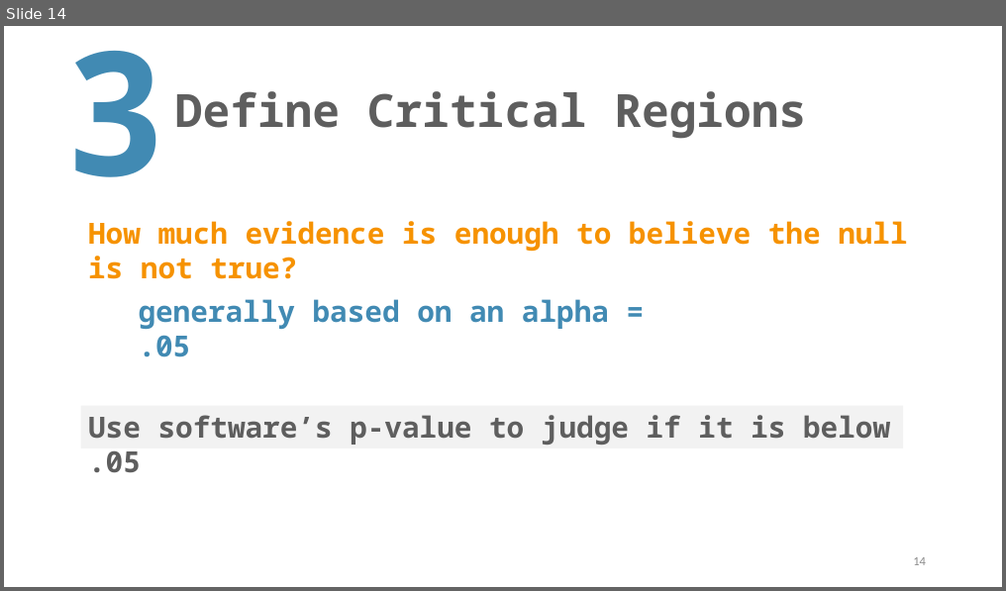
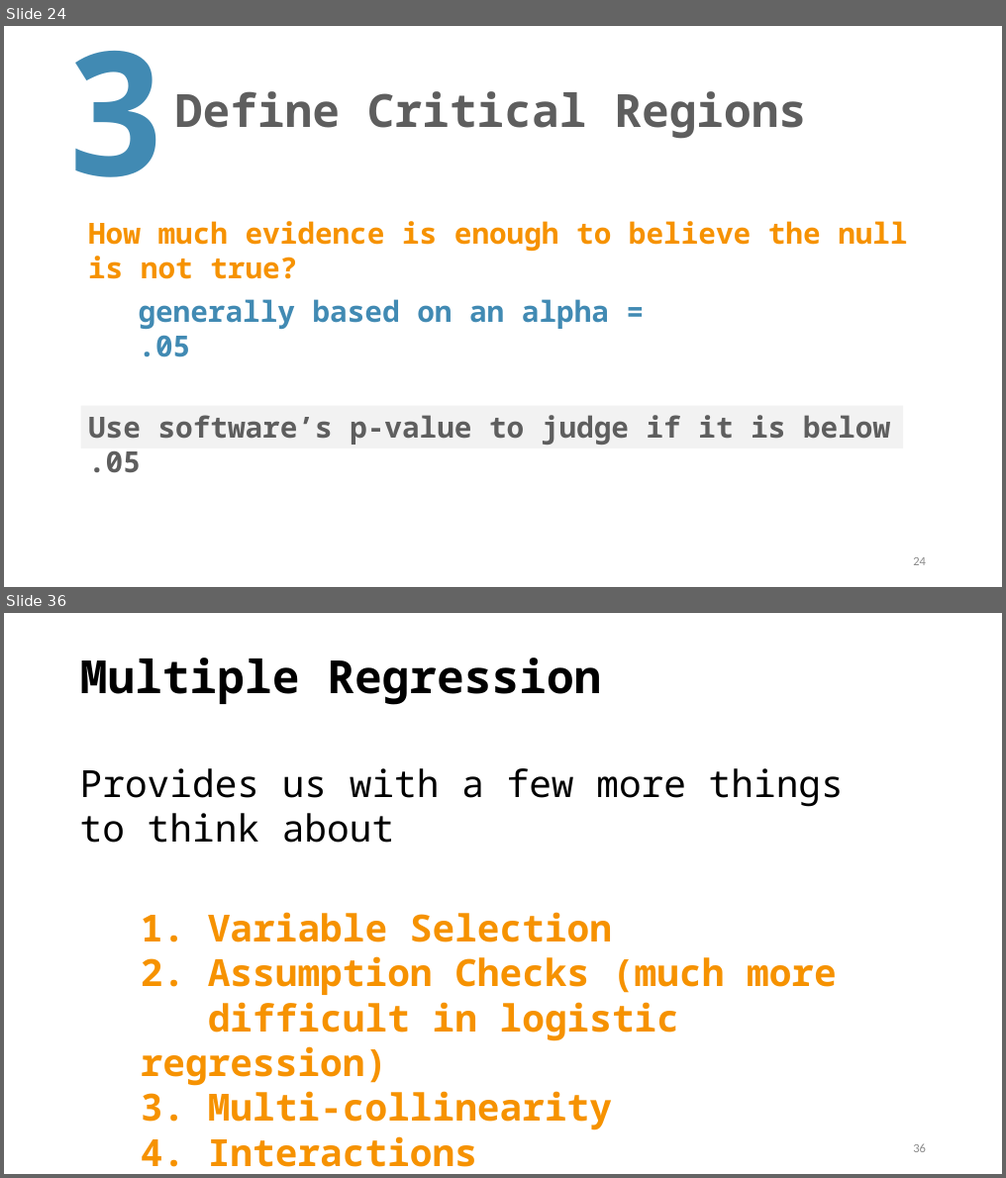
Before and after one commit to TysonStanley/EDU-6050, a slide deck: Slides/11_EDUC_6050_2018.pptx. Shown one above the other, each under a label of ours: slide 14 before the commit, slides 24 and 36 after it; the slides between them are not shown. The pictures are 1006x591 and 1006x1178 pixels, drawn with LibreOffice and Linux fonts; fonts in the diff are those of the drawing. Boxes give left, top, right and bottom in pixels: in the first picture for what was removed or moved away, otherwise in the second. Text is boxed around its words. In the diff, an @@ line names an element or a change of style, - is before the commit and + after.

```diff
--- a/Slides/11_EDUC_6050_2018.pptx
+++ b/Slides/11_EDUC_6050_2018.pptx
@@ slide 36 added at (x1=4, y1=613, x2=1002, y2=1174), background #FFFFFF @@
@@ title added at (x1=80, y1=658, x2=601, y2=705), 44 pt, text #000000, bold @@
+Multiple Regression
@@ text added at (x1=80, y1=768, x2=844, y2=843), 36 pt, text #000000 @@
+Provides us with a few more things to think about
@@ text added at (x1=141, y1=912, x2=837, y2=1167), 36 pt, text #F69200, bold @@
+1. Variable Selection
+2. Assumption Checks (much more
+difficult in logistic regression)
+3. Multi-collinearity
+4. Interactions
@@ page number added at (x1=913, y1=1144, x2=926, y2=1153), 12 pt, text #8C8C8C @@
+36
@@ what was slide 14 is now slide 24 @@
@@ page number at (x1=913, y1=558, x2=926, y2=566): text changed @@
-14
+24
```
Also in this commit, not shown: 11 slides changed, 36 other slides added, 8 slides removed, 3 other files.
